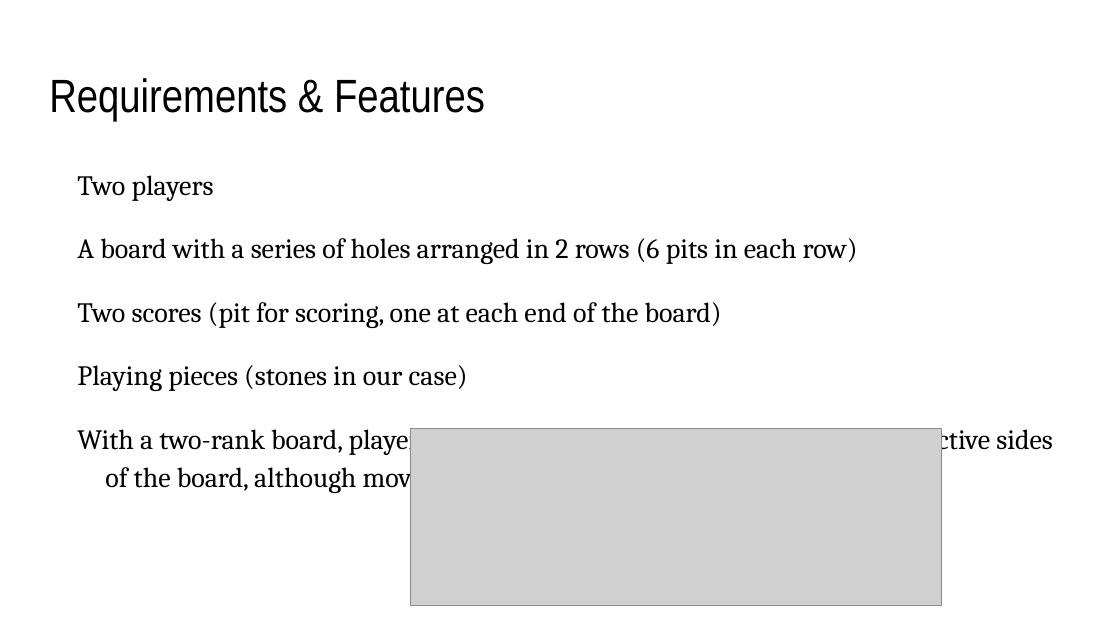
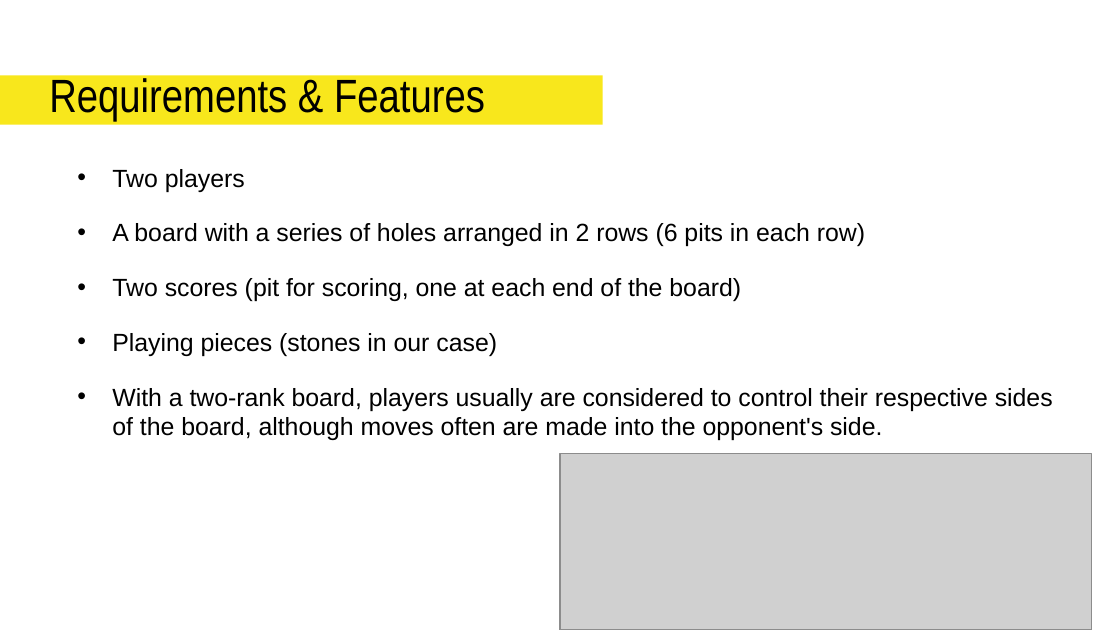
Before and after one commit to AaronStahley/SER215_Project, a slide deck: slide 2 of Presentation/Mancala Presentation.pptx. Drawn at 1120x630 pixels with LibreOffice and Linux fonts; fonts in the diff are those of the drawing; grey boxes stand for pictures. Boxes give left, top, right and bottom in pixels: in the first picture for what was removed or moved away, otherwise in the second. Text is boxed around its words. In the diff, an @@ line names an element or a change of style, - is before the commit and + after.

```diff
--- a/Presentation/Mancala Presentation.pptx
+++ b/Presentation/Mancala Presentation.pptx
@@ rectangle added at (x1=0, y1=75, x2=603, y2=124), fill #F8E71C @@
@@ text "Two players" at (x1=112, y1=169, x2=1053, y2=440): size 18 to 16 pt, font Cambria to Arial; bullet none to •; line spacing 1.15 to 1 @@
@@ picture moved from (x1=410, y1=429, x2=941, y2=606) to (x1=560, y1=454, x2=1091, y2=630) @@
```
Also in this commit, not shown: 10 other slides changed.
